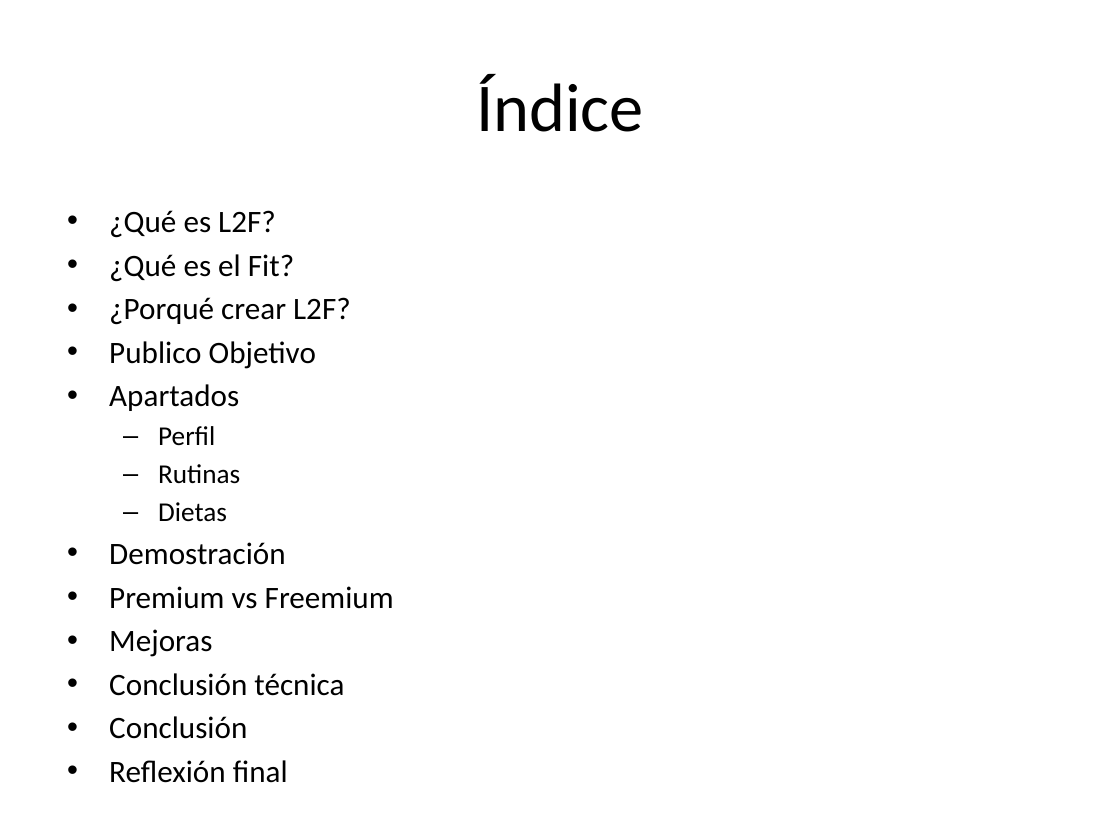
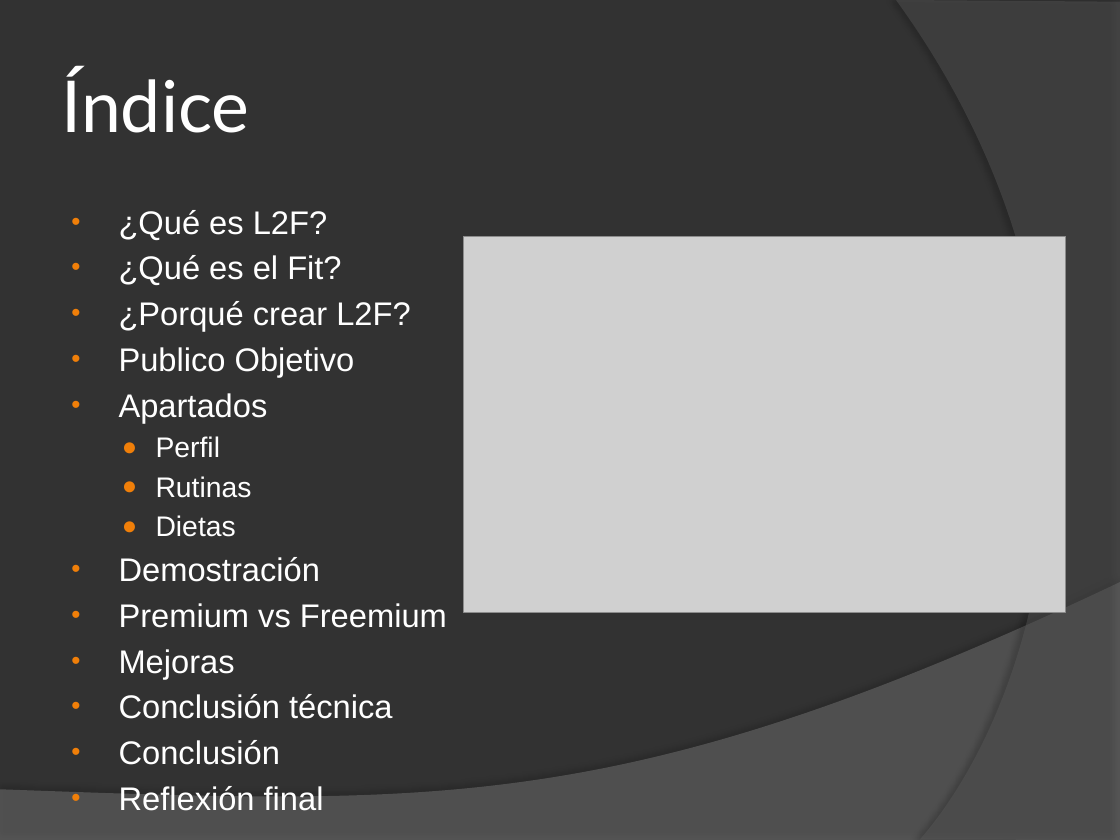
Before and after one commit to CreditoSintesi/CreditoSintesi, a slide deck: slide 2 of Entrega/Presentacion.pptx. Drawn at 1120x840 pixels with LibreOffice and Linux fonts; fonts in the diff are those of the drawing; grey boxes stand for pictures. Boxes give left, top, right and bottom in pixels: in the first picture for what was removed or moved away, otherwise in the second. Text is boxed around its words. In the diff, an @@ line names an element or a change of style, - is before the commit and + after.

Commit message:
PResentacion

```diff
--- a/Entrega/Presentacion.pptx
+++ b/Entrega/Presentacion.pptx
@@ background #FFFFFF to #323232 @@
@@ freeform shape added at [896, 0, 1120, 840], fill #5E5E5E at 40% opacity @@
@@ title "Índice" at [62, 70, 250, 133]: size 44 to 46 pt, font Calibri to Lato, text colour #000000 to #FFFFFF; alignment centre to left @@
@@ text "¿Qué es L2F?" at [119, 210, 447, 765]: size 20 to 21 pt in "¿Qué es L2F?", "¿Qué es el Fit?", "¿Porqué crear L2F?", "Publico Objetivo" and 7 more places; font Calibri to Arial, text colour #000000 to #FFFFFF; size 17.5 to 18.2 pt in "Perfil", "Rutinas", "Dietas"; indent changed; bullet – to ● @@
@@ picture added at [464, 236, 1066, 613] @@
@@ freeform shape added at [0, 582, 1120, 840], fill #7F7F7F at 45% opacity @@
```
Also in this commit, not shown: 10 slides added, 1 slide removed, 6 other files.
